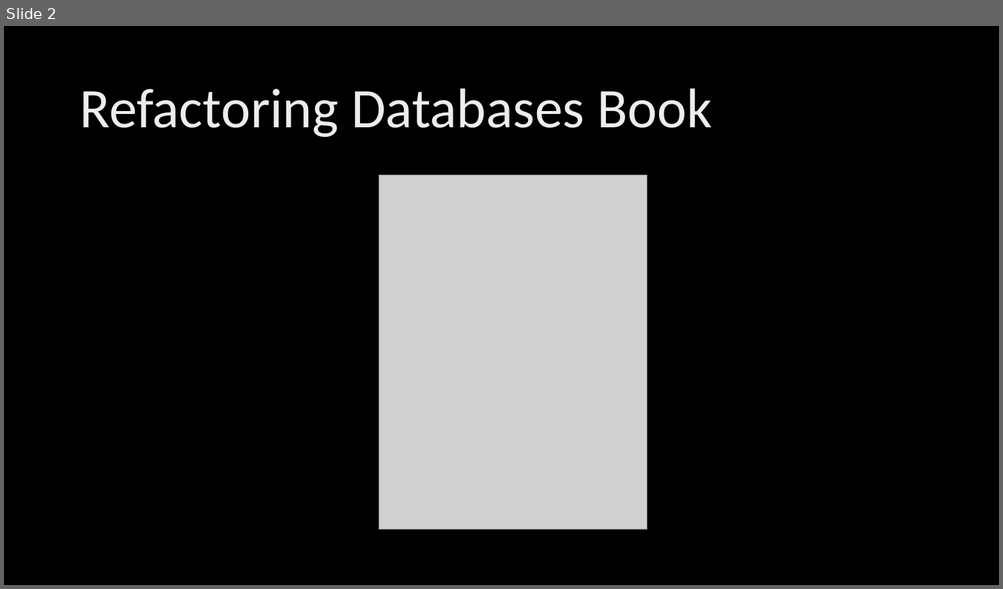
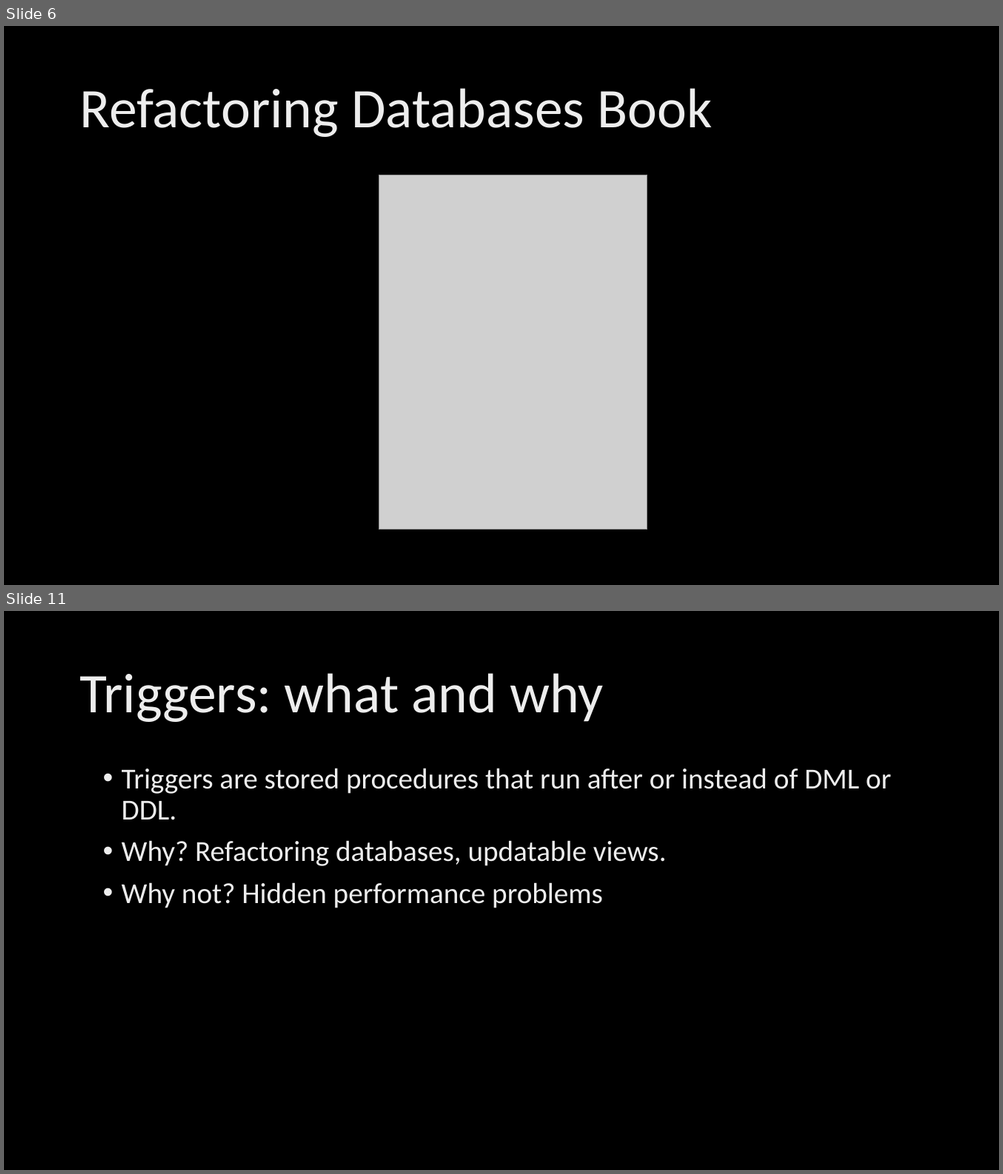
Before and after one commit to poedevop-fm/Database-Refactoring-Demo, a slide deck: Triggers & Refactoring.pptx. Shown one above the other, each under a label of ours: slide 2 before the commit, slides 6 and 11 after it; the slides between them are not shown. The pictures are 1003x589 and 1003x1174 pixels, drawn with LibreOffice and Linux fonts; fonts in the diff are those of the drawing; grey boxes stand for pictures; background and template pictures are left out. Boxes give left, top, right and bottom in pixels: in the first picture for what was removed or moved away, otherwise in the second. Text is boxed around its words. In the diff, an @@ line names an element or a change of style, - is before the commit and + after.

```diff
--- a/Triggers & Refactoring.pptx
+++ b/Triggers & Refactoring.pptx
@@ slide 11 added at box(4, 611, 999, 1170), background picture (left out) @@
@@ title added at box(79, 673, 603, 722), 54 pt, text gradient #BFBFBF to #EDEDED to #FFFFFF @@
+Triggers: what and why
@@ text added at box(122, 768, 891, 908), 28 pt, text gradient #BFBFBF to #EDEDED to #FFFFFF @@
+• Triggers are stored procedures that run after or instead of DML or DDL.
+• Why? Refactoring databases, updatable views.
+• Why not? Hidden performance problems
@@ what was slide 2 is now slide 6 @@
```
Also in this commit, not shown: 2 slides changed, 8 other slides added, 27 other files.
